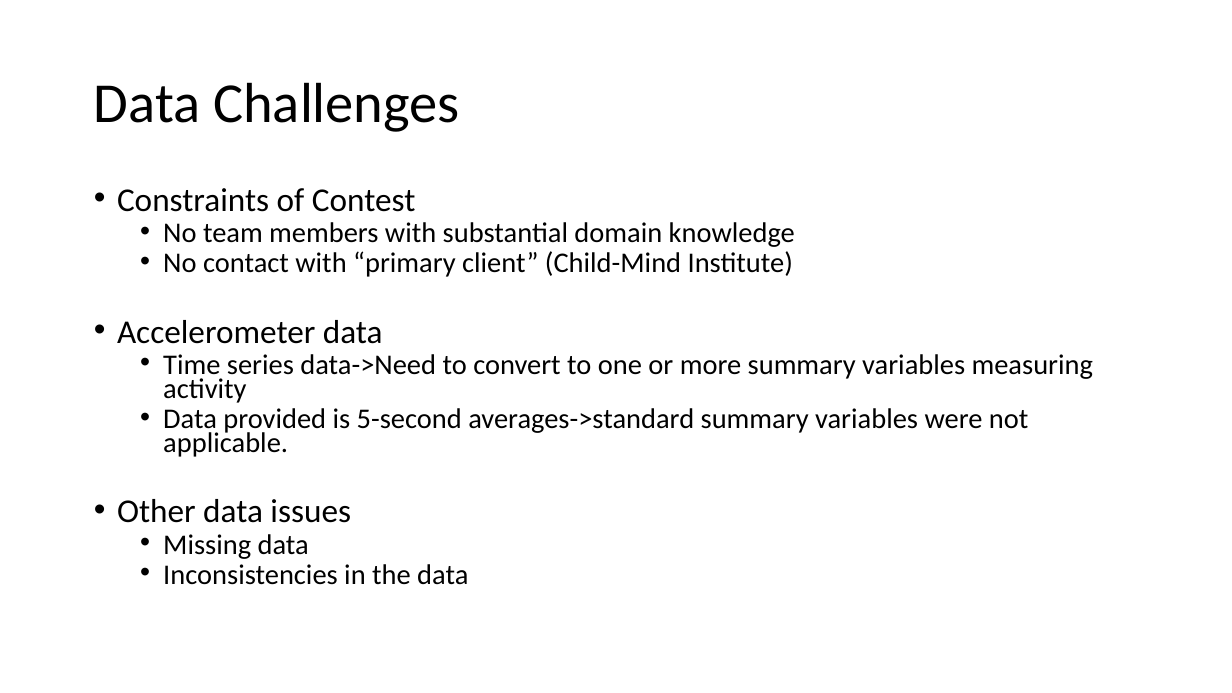
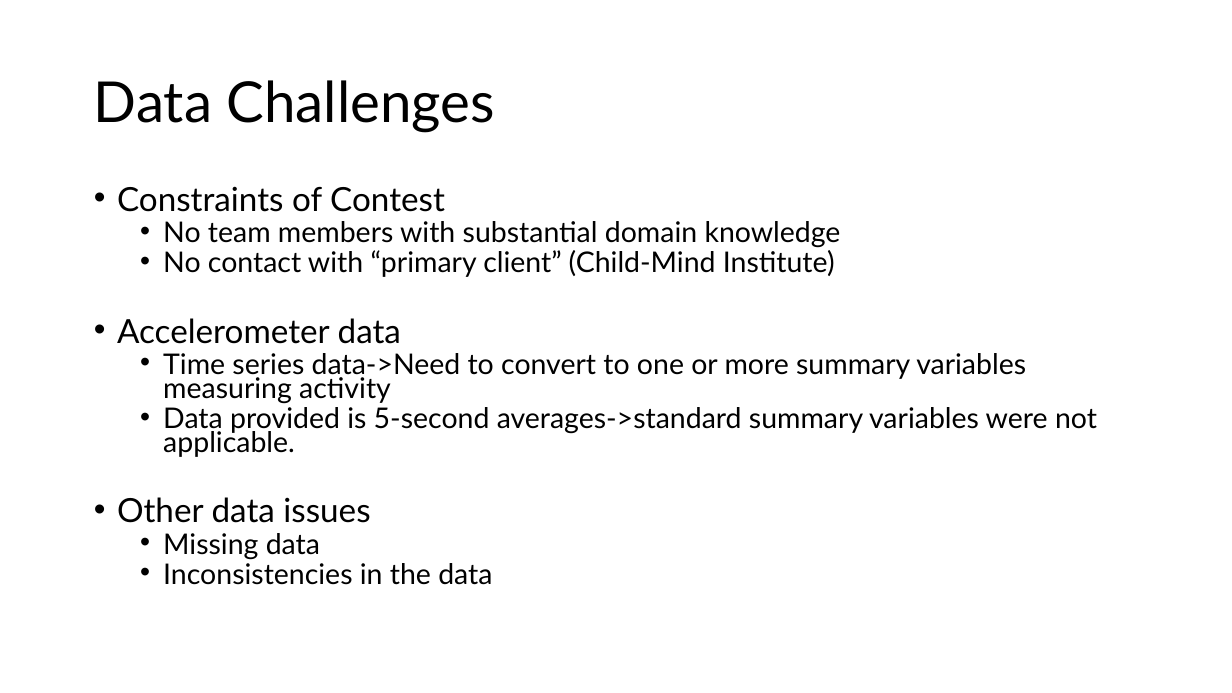
Before and after one commit to aarondweinberg/CMI_problematic_internet_use, a slide deck: slide 4 of Presentation/Problematic Internet Use Video.pptx. Drawn at 1232x693 pixels with LibreOffice and Linux fonts; fonts in the diff are those of the drawing. Boxes give left, top, right and bottom in pixels: in the first picture for what was removed or moved away, otherwise in the second. Text is boxed around its words. In the diff, an @@ line names an element or a change of style, - is before the commit and + after.

```diff
--- a/Presentation/Problematic Internet Use Video.pptx
+++ b/Presentation/Problematic Internet Use Video.pptx
@@ title "Data Challenges" at [94, 80, 495, 132]: font Calibri to Lato @@
@@ text "Constraints of Contest" at [117, 186, 1097, 585]: font Calibri to Lato @@
```
Also in this commit, not shown: 5 other slides changed, 35 other files.
